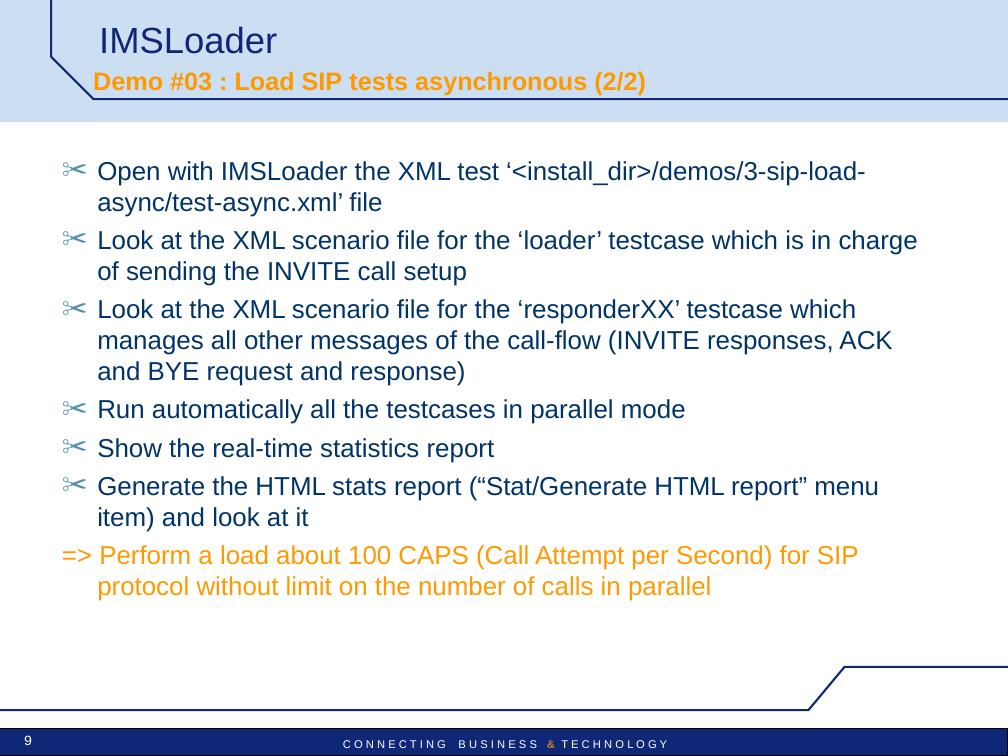
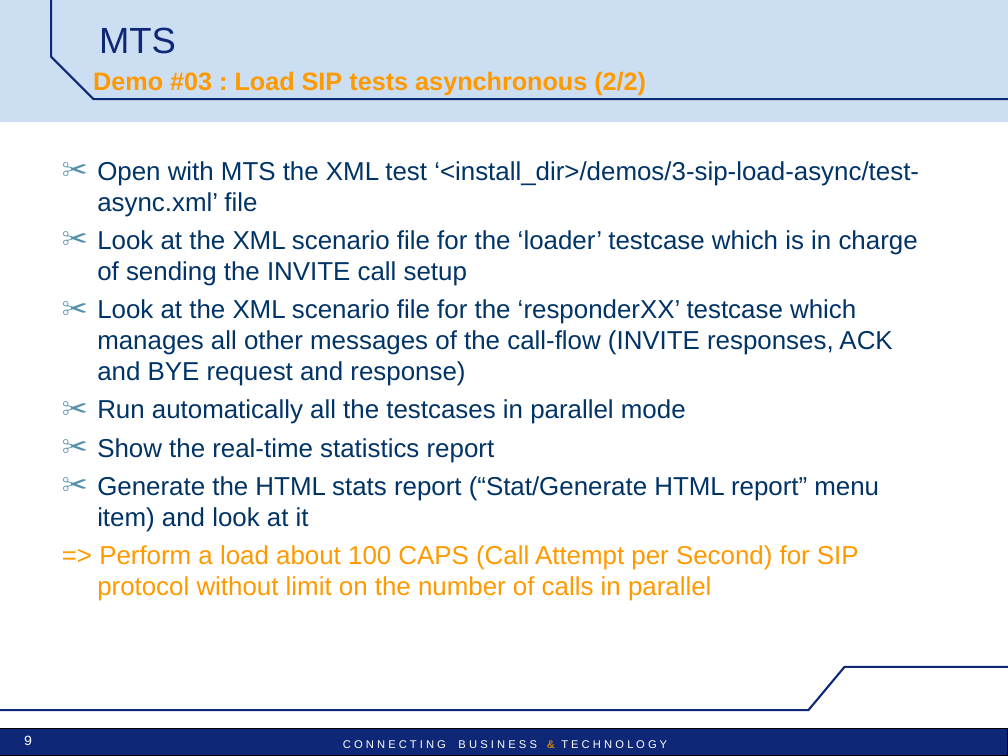
Before and after one commit to satishghiwari/mts-project, a slide deck: slide 9 of mts/src/main/doc/MTS-Pres-demos.ppt. Drawn at 1008x756 pixels with LibreOffice and Linux fonts; fonts in the diff are those of the drawing; background and template pictures are left out. Boxes give left, top, right and bottom in pixels: in the first picture for what was removed or moved away, otherwise in the second. Text is boxed around its words. In the diff, an @@ line names an element or a change of style, - is before the commit and + after.

```diff
--- a/mts/src/main/doc/MTS-Pres-demos.ppt
+++ b/mts/src/main/doc/MTS-Pres-demos.ppt
@@ title at [99,27,176,54]: text changed @@
-IMSLoader
+MTS
@@ text at [97,161,919,217]: text changed @@
-✂ Open with IMSLoader the XML test ‘<install_dir>/demos/3-sip-load-async/test-async.xml’ file
+✂ Open with MTS the XML test ‘<install_dir>/demos/3-sip-load-async/test-async.xml’ file
```
Also in this commit, not shown: 24 other slides changed, 35 other files.
